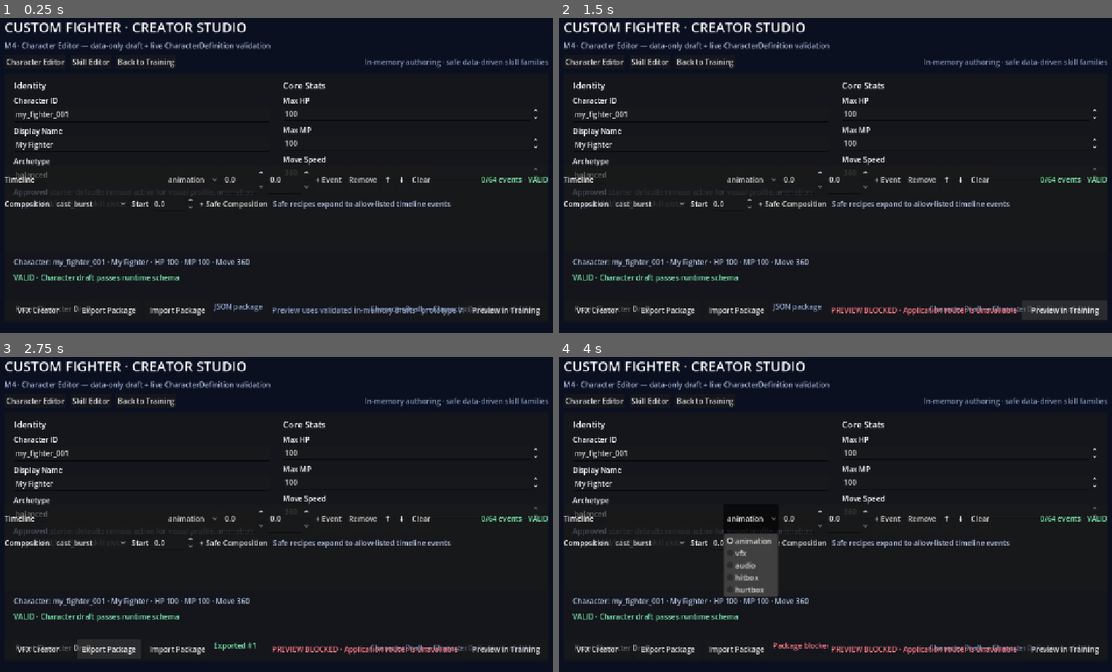
Above: before the commit, frames 1-4 (two rows, left to right).
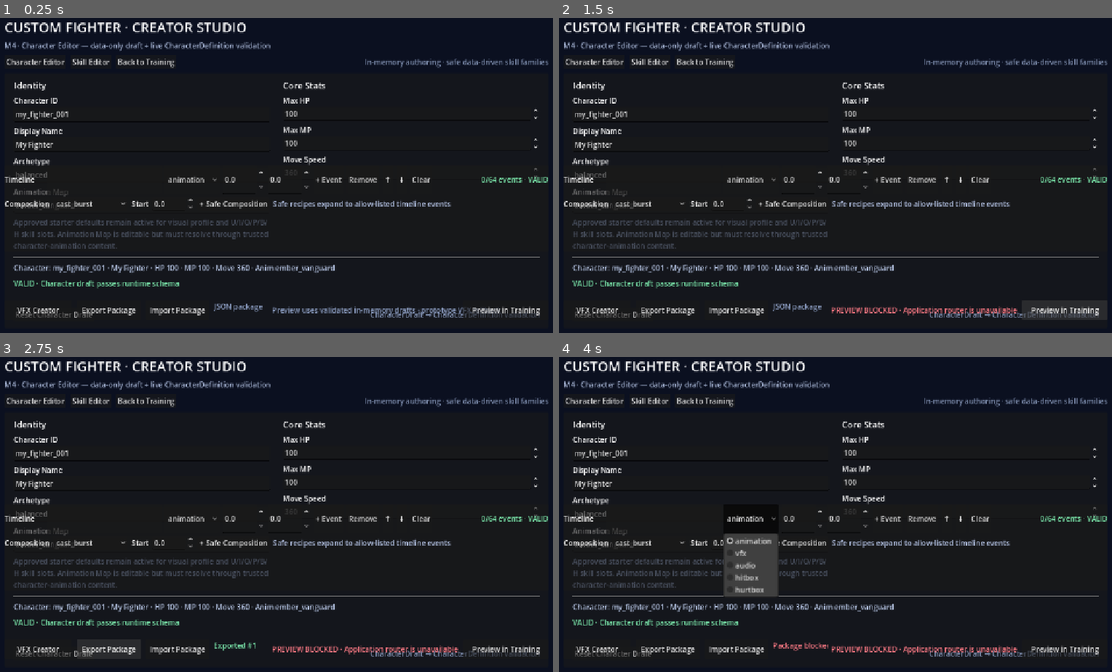
Above: after the commit, the same moments.

Repository: ws951125/custom-fighter
Game: Godot game, scene res://game/creator/creator_studio.tscn
Two runs of this game, one before a commit and one after it. Both use one fixed random seed, a clock stepped at 60 frames per second and the inputs below. This scene is started directly instead of the project's main scene.
Inputs:
- Up to frame 1 (0.25 s): no input
- Up to frame 2 (1.5 s): click "VFX Creator" at 0.5 s; click "Preview in Training" at 1.25 s
- Up to frame 3 (2.75 s): click "Export Package" at 2 s
- Up to frame 4 (4 s): click "Import Package" at 2.75 s; click "animation" at 3.5 s

The runs differ from the first frame. In frame 1, 3.9% of the frame differs, in the area x 2-98%, y 54-96%; in frame 2, 3.9%; in frame 3, 3.9%; in frame 4, 3.7%.

Commit message:
feat: add Creator animation map authoring field

Diff:
--- a/game/creator/creator_studio.gd
+++ b/game/creator/creator_studio.gd
@@ -16,6 +16,7 @@
 var id_edit: LineEdit
 var name_edit: LineEdit
 var archetype_edit: LineEdit
+var animation_map_edit: LineEdit
 var hp_spin: SpinBox
 var mp_spin: SpinBox
 var speed_spin: SpinBox
@@ -40,6 +41,7 @@
 var skill_summary_label: Label
 
 var _web_set_name_callback
+var _web_set_animation_map_callback
 var _web_set_hp_callback
 var _web_reset_callback
 var _web_select_editor_callback
@@ -149,9 +151,10 @@
 	id_edit = _add_text_field(identity_column, "Character ID", "Safe lowercase token, e.g. my_fighter_001")
 	name_edit = _add_text_field(identity_column, "Display Name", "Shown to players")
 	archetype_edit = _add_text_field(identity_column, "Archetype", "Safe token, e.g. balanced")
+	animation_map_edit = _add_text_field(identity_column, "Animation Map", "Trusted content map id, e.g. ember_vanguard or storm_duelist")
 
 	var inherited := Label.new()
-	inherited.text = "Approved starter defaults remain active for visual profile, animation map and U/I/O/P/B/H skill slots."
+	inherited.text = "Approved starter defaults remain active for visual profile and U/I/O/P/B/H skill slots. Animation Map is editable but must resolve through trusted character-animation content."
 	inherited.autowrap_mode = TextServer.AUTOWRAP_WORD_SMART
 	inherited.modulate = Color("8fa1c6")
 	identity_column.add_child(inherited)
@@ -164,6 +167,7 @@
 	id_edit.text_changed.connect(_on_id_changed)
 	name_edit.text_changed.connect(_on_name_changed)
 	archetype_edit.text_changed.connect(_on_archetype_changed)
+	animation_map_edit.text_changed.connect(_on_animation_map_changed)
 	hp_spin.value_changed.connect(_on_hp_changed)
 	mp_spin.value_changed.connect(_on_mp_changed)
 	speed_spin.value_changed.connect(_on_speed_changed)
@@ -345,6 +349,7 @@
 	id_edit.text = character_draft.character_id
 	name_edit.text = character_draft.character_name
 	archetype_edit.text = character_draft.archetype
+	animation_map_edit.text = character_draft.animation_map
 	hp_spin.value = character_draft.max_hp
 	mp_spin.value = character_draft.max_mp
 	speed_spin.value = character_draft.move_speed
@@ -427,6 +432,10 @@
 	character_draft.archetype = value
 	_refresh_character_validation()
 
+func _on_animation_map_changed(value: String) -> void:
+	character_draft.animation_map = value
+	_refresh_character_validation()
+
 func _on_hp_changed(value: float) -> void:
 	character_draft.max_hp = roundi(value)
 	_refresh_character_validation()
@@ -521,12 +530,13 @@
 	var valid := errors.is_empty()
 	character_validation_label.text = "VALID · Character draft passes runtime schema" if valid else "INVALID · %s" % " | ".join(errors)
 	character_validation_label.modulate = Color("7ff0b1") if valid else Color("ff7b86")
-	character_summary_label.text = "Character: %s · %s · HP %d · MP %d · Move %.0f" % [
+	character_summary_label.text = "Character: %s · %s · HP %d · MP %d · Move %.0f · Anim %s" % [
 		character_draft.character_id,
 		character_draft.character_name,
 		character_draft.max_hp,
 		character_draft.max_mp,
-		character_draft.move_speed
+		character_draft.move_speed,
+		character_draft.animation_map
 	]
 	_set_web_state(errors)
 
@@ -553,6 +563,7 @@
 	if not OS.has_feature("web"):
 		return
 	_web_set_name_callback = JavaScriptBridge.create_callback(_web_set_name)
+	_web_set_animation_map_callback = JavaScriptBridge.create_callback(_web_set_animation_map)
 	_web_set_hp_callback = JavaScriptBridge.create_callback(_web_set_hp)
 	_web_reset_callback = JavaScriptBridge.create_callback(_web_reset)
 	_web_select_editor_callback = JavaScriptBridge.create_callback(_web_select_editor)
@@ -564,6 +575,7 @@
 	_web_reset_skill_callback = JavaScriptBridge.create_callback(_web_reset_skill)
 	var window = JavaScriptBridge.get_interface("window")
 	window.customFighterCreatorSetName = _web_set_name_callback
+	window.customFighterCreatorSetAnimationMap = _web_set_animation_map_callback
 	window.customFighterCreatorSetMaxHp = _web_set_hp_callback
 	window.customFighterCreatorResetDraft = _web_reset_callback
 	window.customFighterCreatorSelectEditor = _web_select_editor_callback
@@ -579,6 +591,12 @@
 		return
 	name_edit.text = str(args[0])
 	_on_name_changed(name_edit.text)
+
+func _web_set_animation_map(args: Array) -> void:
+	if args.is_empty():
+		return
+	animation_map_edit.text = str(args[0])
+	_on_animation_map_changed(animation_map_edit.text)
 
 func _web_set_hp(args: Array) -> void:
 	if args.is_empty():
@@ -660,6 +678,7 @@
 		"document.documentElement.dataset.creatorDraftId=%s;" % JSON.stringify(character_draft.character_id) +
 		"document.documentElement.dataset.creatorDraftName=%s;" % JSON.stringify(character_draft.character_name) +
 		"document.documentElement.dataset.creatorDraftArchetype=%s;" % JSON.stringify(character_draft.archetype) +
+		"document.documentElement.dataset.creatorDraftAnimationMap=%s;" % JSON.stringify(character_draft.animation_map) +
 		"document.documentElement.dataset.creatorDraftMaxHp='%d';" % character_draft.max_hp +
 		"document.documentElement.dataset.creatorDraftMaxMp='%d';" % character_draft.max_mp +
 		"document.documentElement.dataset.creatorDraftMoveSpeed='%.3f';" % character_draft.move_speed +
